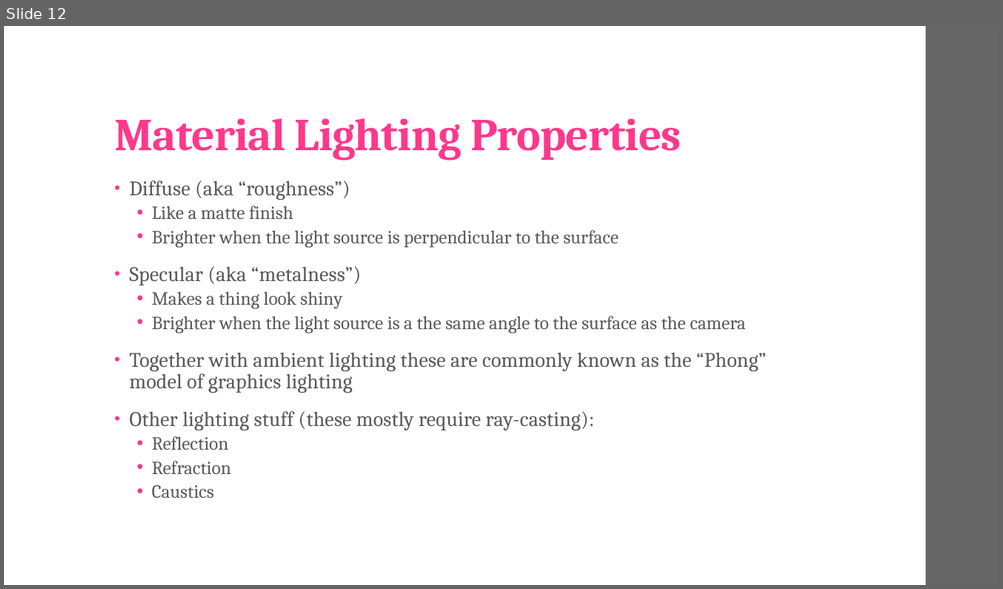
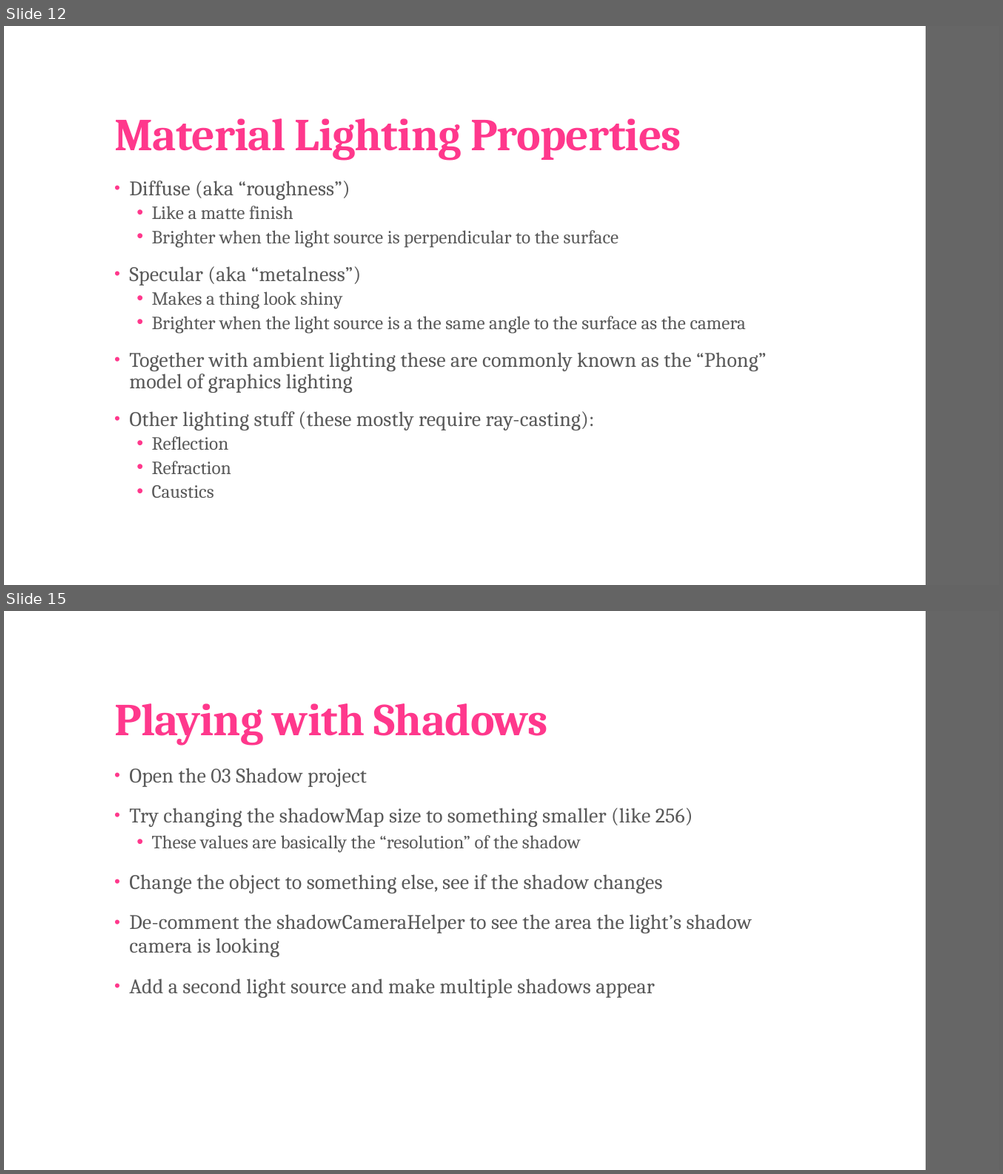
Before and after one commit to robotuw/uw-cse-da-startup, a slide deck: web/02_intro_to_threejs.pptx. Shown one above the other, each under a label of ours: slide 12 before the commit, slides 12 and 15 after it; the slides between them are not shown. The pictures are 1003x589 and 1003x1174 pixels, drawn with LibreOffice and Linux fonts; fonts in the diff are those of the drawing. Boxes give left, top, right and bottom in pixels: in the first picture for what was removed or moved away, otherwise in the second. Text is boxed around its words. In the diff, an @@ line names an element or a change of style, - is before the commit and + after.

Commit message:
Added shadows section

```diff
--- a/web/02_intro_to_threejs.pptx
+++ b/web/02_intro_to_threejs.pptx
@@ slide 15 added at (4, 611, 999, 1170), background #FFFFFF; not listed: 1 template element that a slide beside it also shows @@
@@ title added at (114, 703, 547, 745), 44 pt, text #FF388C, bold @@
+Playing with Shadows
@@ text added at (129, 768, 752, 998), 20 pt, text #595959 @@
+• Open the 03 Shadow project
+• Try changing the shadowMap size to something smaller (like 256)
+  • These values are basically the “resolution” of the shadow
+• Change the object to something else, see if the shadow changes
+• De-comment the shadowCameraHelper to see the area the light’s shadow camera is looking
+• Add a second light source and make multiple shadows appear
```
Also in this commit, not shown: 4 slides changed, 1 other slide added, 3 other files.
